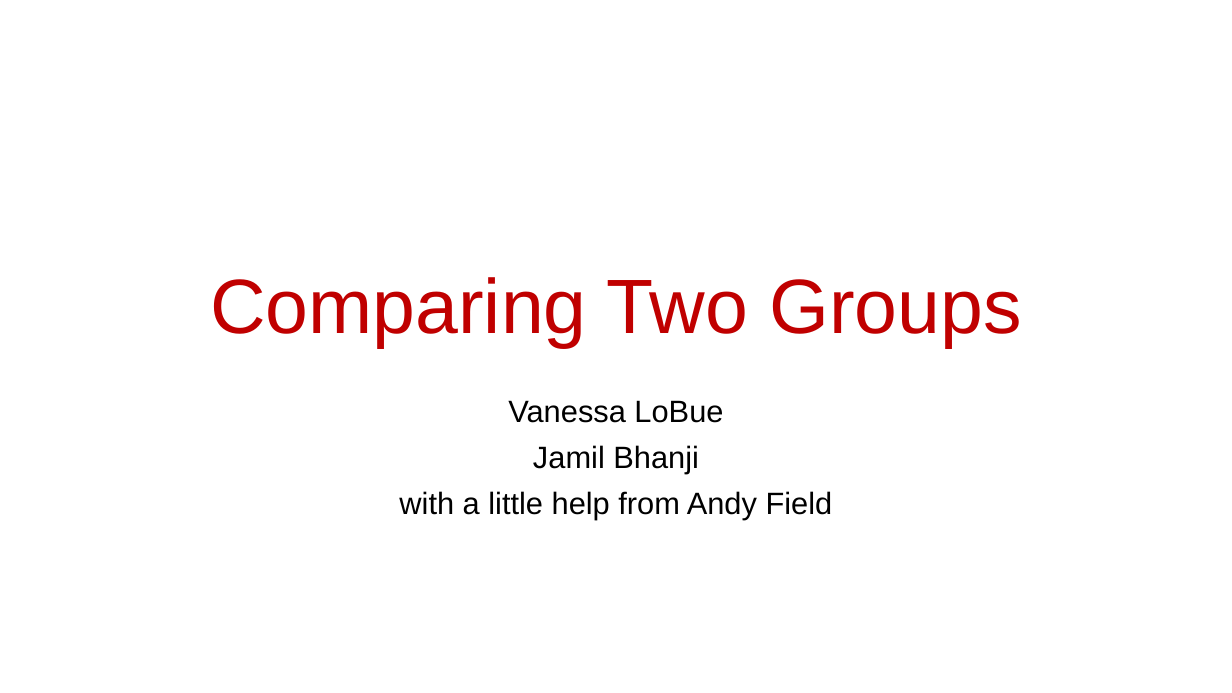
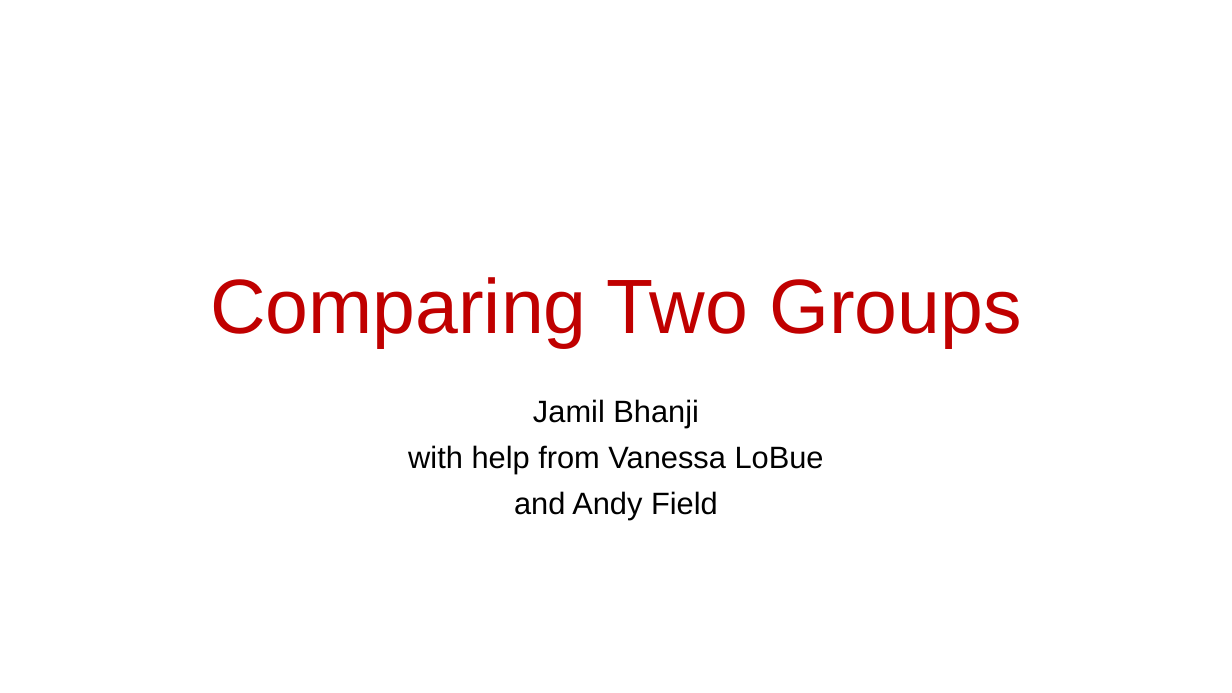
Before and after one commit to scream104/psych596, a slide deck: slide 1 of lecture-slides_upload/lecture/08_Statistical Methods_Comparing Two Groups.pptx. Drawn at 1232x693 pixels with LibreOffice and Linux fonts; fonts in the diff are those of the drawing. Boxes give left, top, right and bottom in pixels: in the first picture for what was removed or moved away, otherwise in the second. Text is boxed around its words. In the diff, an @@ line names an element or a change of style, - is before the commit and + after.

```diff
--- a/lecture-slides_upload/lecture/08_Statistical Methods_Comparing Two Groups.pptx
+++ b/lecture-slides_upload/lecture/08_Statistical Methods_Comparing Two Groups.pptx
@@ subtitle at [508, 400, 723, 423]: paragraph removed @@
-Vanessa LoBue
@@ subtitle at [408, 445, 824, 520]: text changed @@
-with a little help from Andy Field
+with help from Vanessa LoBue
+and Andy Field
```
Also in this commit, not shown: 6 other slides changed, 3 slides added, 4 other files.
